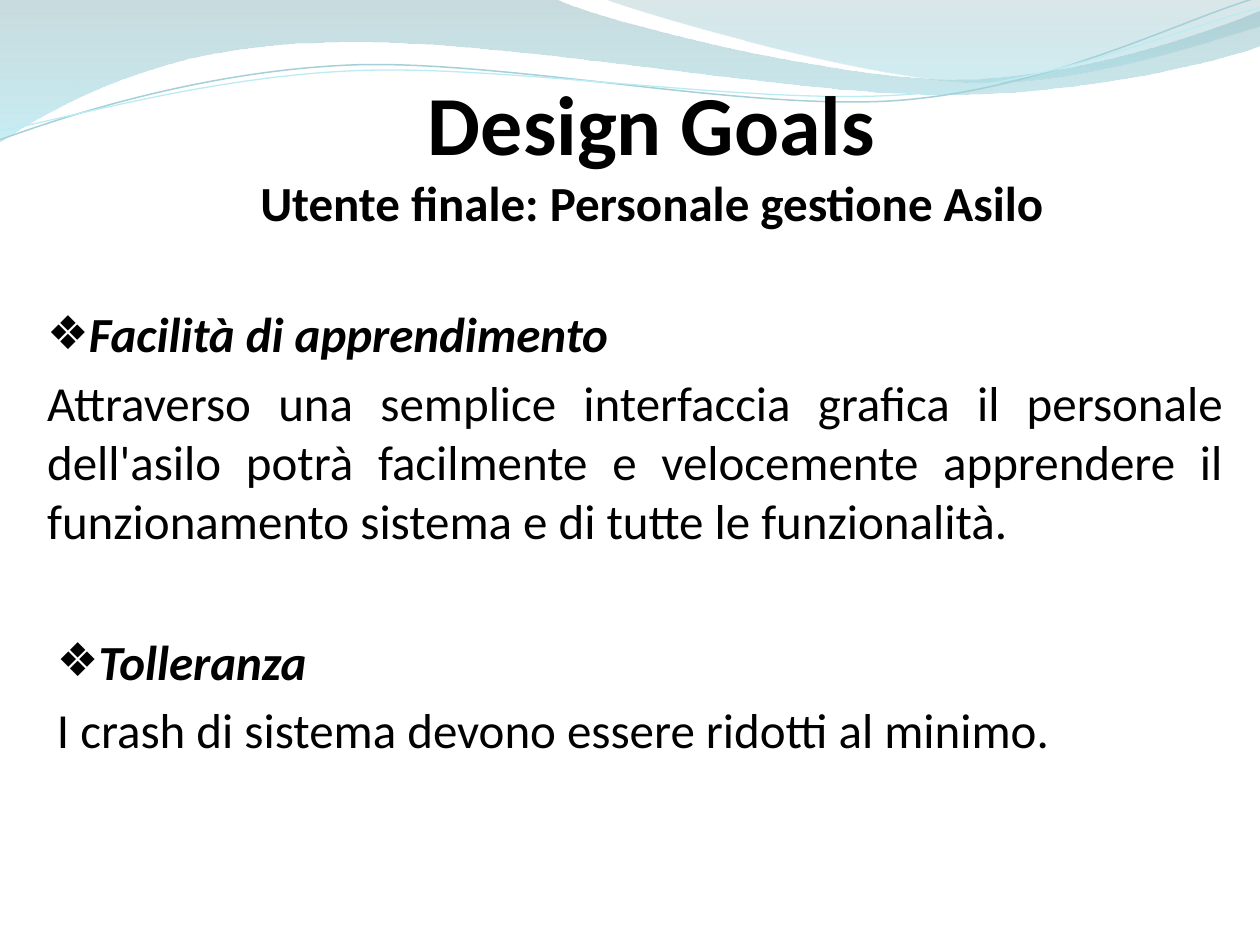
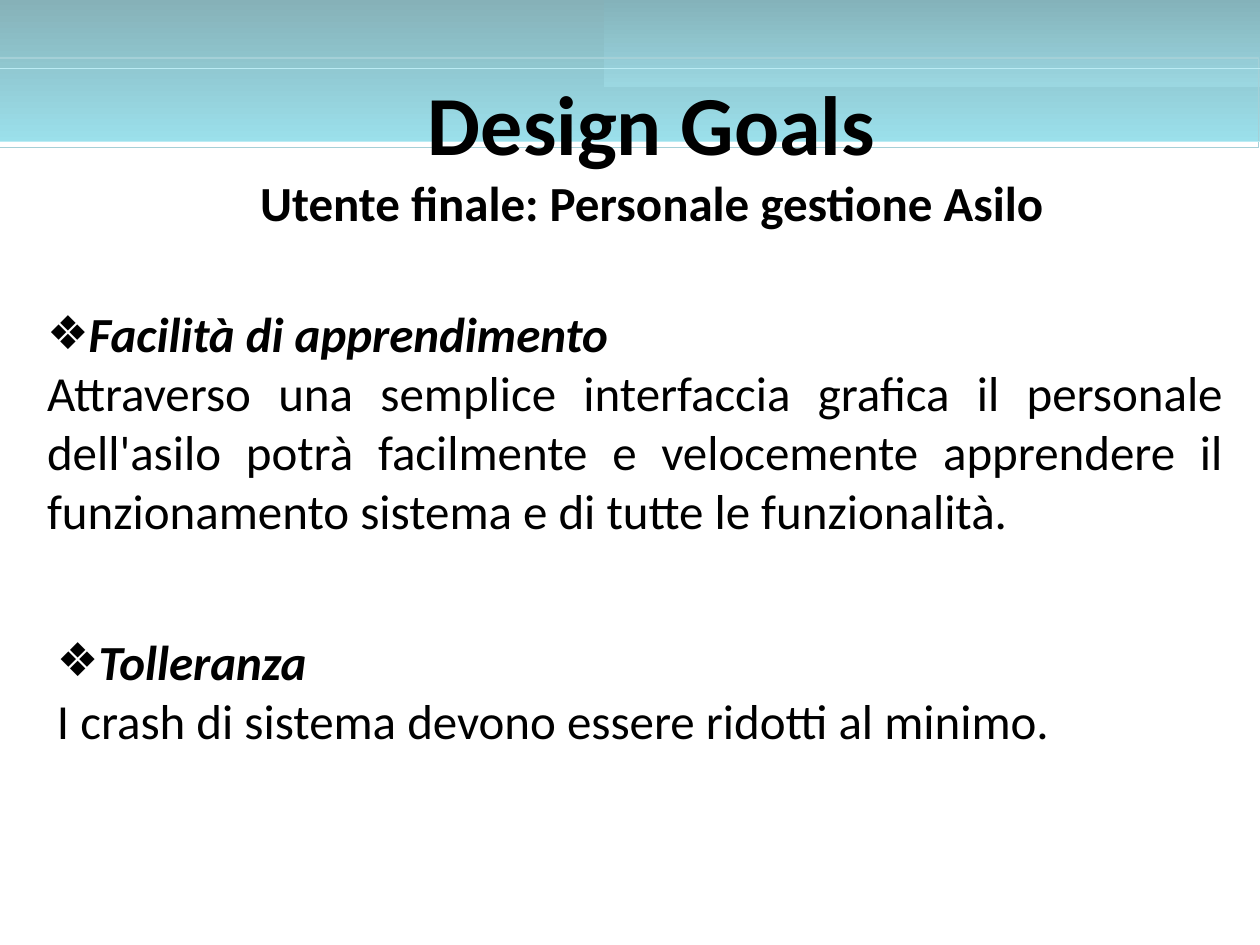
Before and after one commit to ammirate/at-silo, a slide deck: slide 10 of Presentazione/Atsilo1/Micco/Atsilo_A_Micco.pptx. Drawn at 1260x945 pixels with LibreOffice and Linux fonts; fonts in the diff are those of the drawing. Boxes give left, top, right and bottom in pixels: in the first picture for what was removed or moved away, otherwise in the second. Text is boxed around its words. In the diff, an @@ line names an element or a change of style, - is before the commit and + after.

```diff
--- a/Presentazione/Atsilo1/Micco/Atsilo_A_Micco.pptx
+++ b/Presentazione/Atsilo1/Micco/Atsilo_A_Micco.pptx
@@ freeform shape removed at box(0, 0, 1260, 142) @@
@@ freeform shape removed at box(0, 0, 1260, 147) @@
@@ freeform shape removed at box(0, 8, 1260, 141) @@
@@ rectangle added at box(0, 0, 1260, 142), fill gradient #86B1B8 to #9BE0EB @@
@@ freeform shape removed at box(604, 0, 1260, 87) @@
@@ rectangle added at box(604, 0, 1260, 87), fill gradient #84B2BA to #9BD7E1 @@
@@ rectangle added at box(0, 58, 1259, 147), outline #A5D0D7 0.85 pt @@
@@ rectangle added at box(0, 68, 1260, 141), outline #BBECF4 0.74 pt @@
@@ text "Design Goals" rewrapped from box(260, 86, 1043, 230) to box(260, 96, 1043, 230) @@
@@ text "Facilità di apprendimento" at box(47, 317, 1223, 530): indent changed; less space between paragraphs @@
@@ text "Tolleranza" at box(57, 645, 1049, 740): indent changed; less space between paragraphs @@
```
Also in this commit, not shown: 22 other slides changed.
